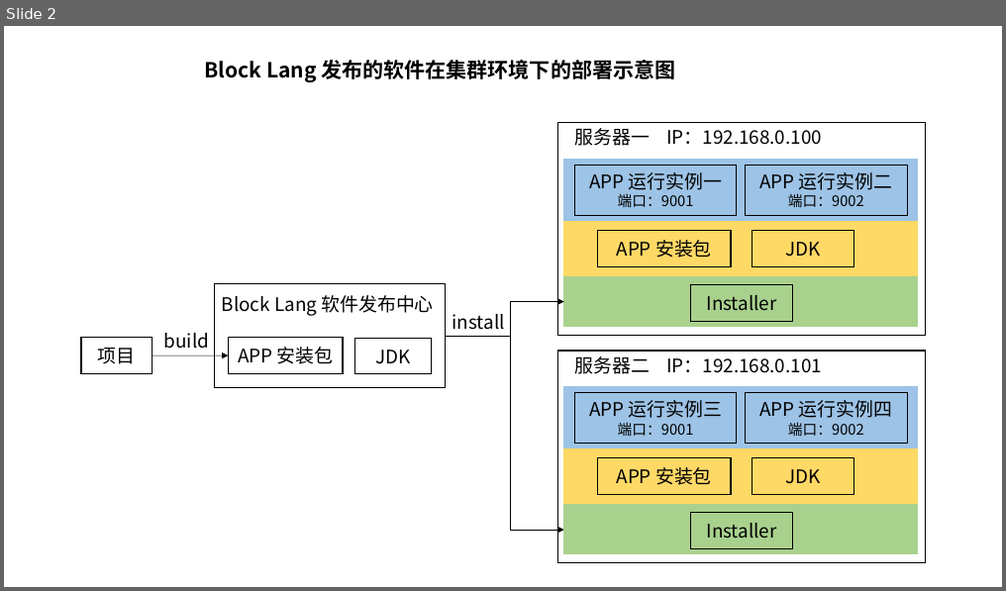
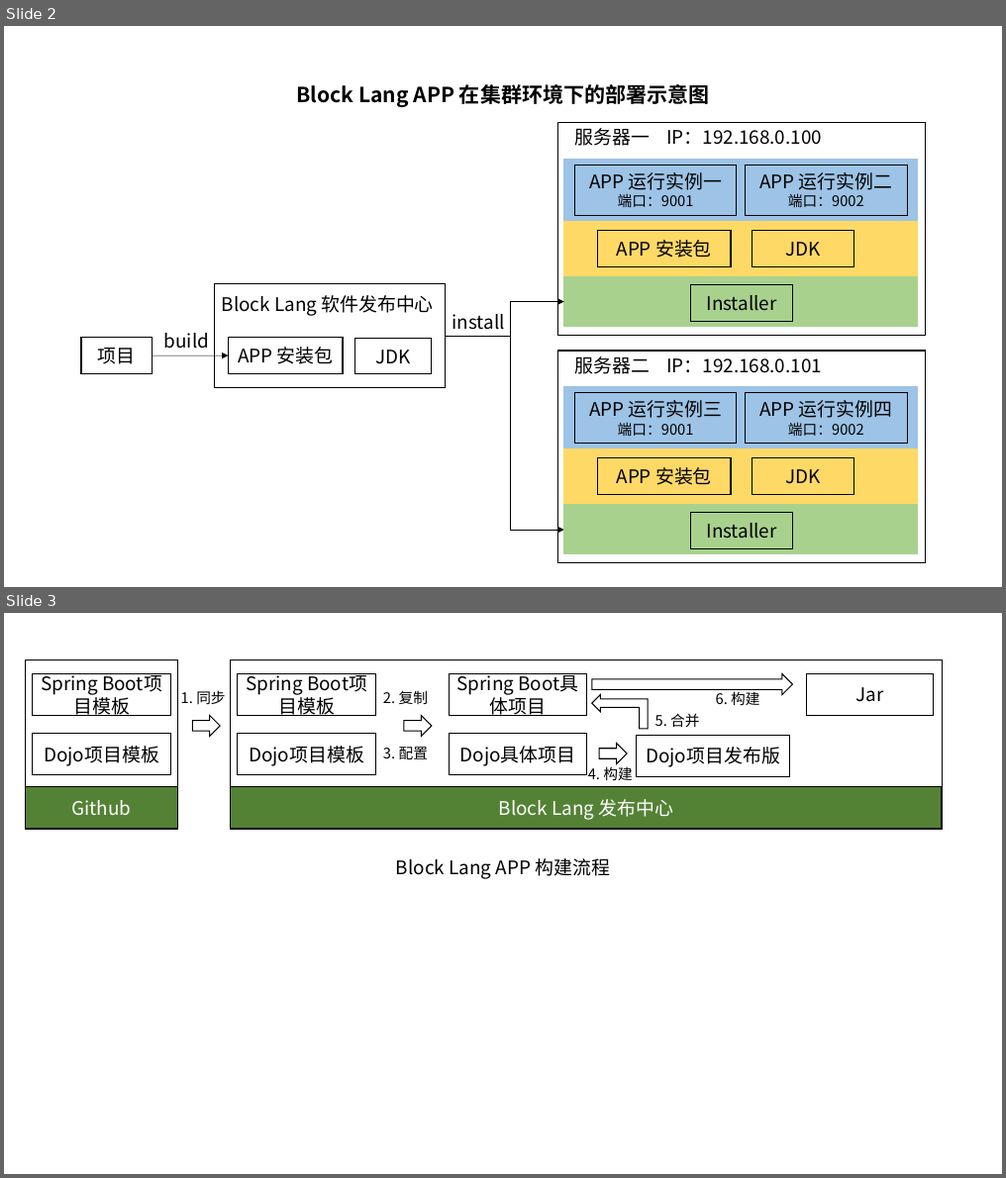
Before and after one commit to blocklang/blocklang.com, a slide deck: docs/BlockLang-Release.pptx. Shown one above the other, each under a label of ours: slide 2 before the commit, slides 2 and 3 after it. The pictures are 1006x591 and 1006x1178 pixels, drawn with LibreOffice and Linux fonts; fonts in the diff are those of the drawing. Boxes give left, top, right and bottom in pixels: in the first picture for what was removed or moved away, otherwise in the second. Text is boxed around its words. In the diff, an @@ line names an element or a change of style, - is before the commit and + after.

Commit message:
编写 Block Lang APP 构建流程文档

```diff
--- a/docs/BlockLang-Release.pptx
+++ b/docs/BlockLang-Release.pptx
@@ slide 3 added at <box>4,613,1002,1174</box>, background #FFFFFF @@
@@ rectangle added at <box>26,660,177,829</box>, outline #000000 1 pt @@
@@ rectangle added at <box>231,660,943,829</box>, outline #000000 1 pt @@
@@ rectangle added at <box>33,673,171,716</box>, outline #000000 1 pt, 18 pt, text #000000 @@
+Spring Boot项目模板
@@ text added at <box>181,690,225,705</box>, 14 pt, text #000000 @@
+1. 同步
@@ rectangle added at <box>238,673,376,716</box>, outline #000000 1 pt, 18 pt, text #000000 @@
+Spring Boot项目模板
@@ text added at <box>383,690,428,704</box>, 14 pt, text #000000 @@
+2. 复制
@@ rectangle added at <box>449,673,587,716</box>, outline #000000 1 pt, 18 pt, text #000000 @@
+Spring Boot具体项目
@@ bent up arrow added at <box>592,695,648,729</box>, outline #000000 1 pt @@
@@ right arrow added at <box>592,674,792,695</box>, fill #FFFFFF, outline #000000 1 pt @@
@@ text added at <box>716,689,759,705</box>, 14 pt, text #000000 @@
+6. 构建
@@ rectangle added at <box>807,673,933,716</box>, outline #000000 1 pt, 18 pt, text #000000 @@
+Jar
@@ right arrow added at <box>193,716,221,737</box>, fill #FFFFFF, outline #000000 1 pt @@
@@ right arrow added at <box>404,716,432,737</box>, fill #FFFFFF, outline #000000 1 pt @@
@@ text added at <box>655,713,699,727</box>, 14 pt, text #000000 @@
+5. 合并
@@ rectangle added at <box>33,734,171,775</box>, outline #000000 1 pt, 18 pt, text #000000 @@
+Dojo项目模板
@@ rectangle added at <box>238,734,376,775</box>, outline #000000 1 pt, 18 pt, text #000000 @@
+Dojo项目模板
@@ text added at <box>383,747,428,760</box>, 14 pt, text #000000 @@
+3. 配置
@@ rectangle added at <box>449,734,587,775</box>, outline #000000 1 pt, 18 pt, text #000000 @@
+Dojo具体项目
@@ right arrow added at <box>599,744,627,764</box>, fill #FFFFFF, outline #000000 1 pt @@
@@ rectangle added at <box>637,735,790,777</box>, outline #000000 1 pt, 18 pt, text #000000 @@
+Dojo项目发布版
@@ rectangle added at <box>26,787,177,830</box>, fill #548235, outline #000000 1 pt, 18 pt, text #FFFFFF @@
+Github
@@ rectangle added at <box>231,787,943,830</box>, fill #548235, outline #000000 1 pt, 18 pt, text #FFFFFF @@
+Block Lang 发布中心
@@ text added at <box>588,766,632,780</box>, 14 pt, text #000000 @@
+4. 构建
@@ text added at <box>396,859,610,879</box>, 18 pt, text #000000 @@
+Block Lang APP 构建流程
@@ slide 2 changed as well @@
@@ text at <box>297,84,709,107</box>: text changed @@
-Block Lang 发布的软件在集群环境下的部署示意图
+Block Lang APP 在集群环境下的部署示意图
```
Also in this commit, not shown: 6 other files.
